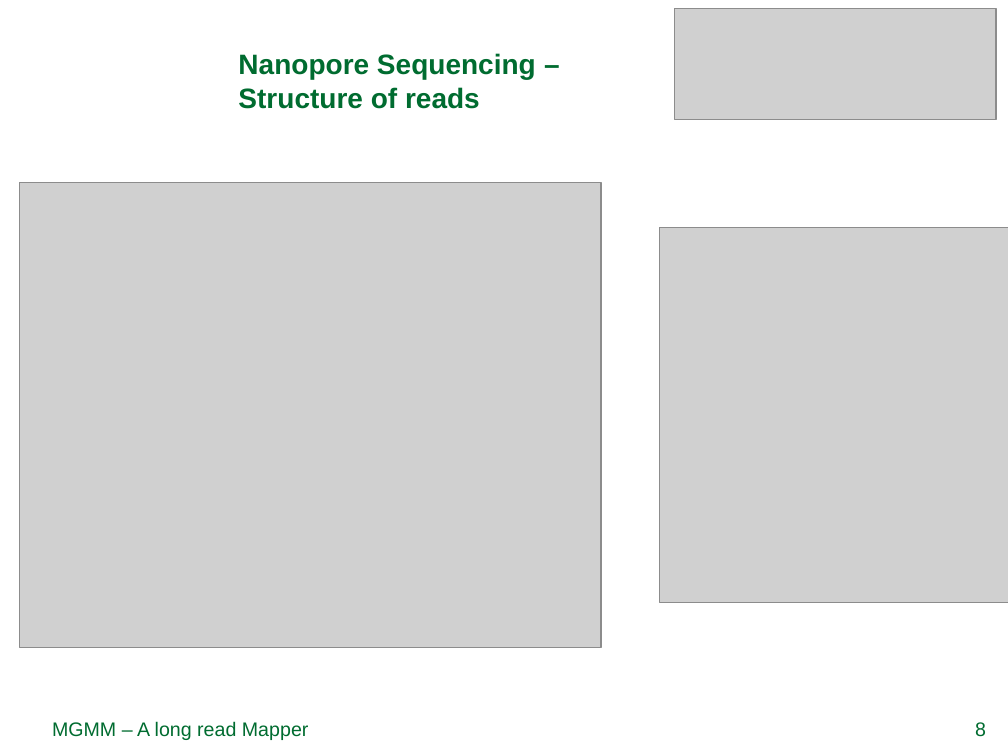
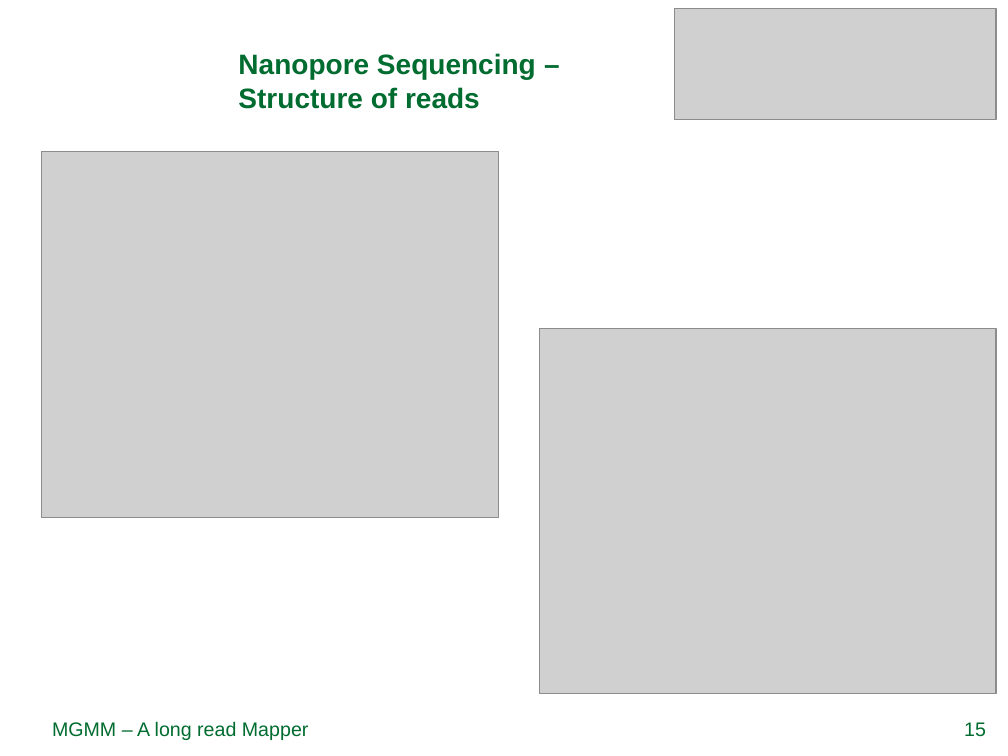
Before and after one commit to rfechtner/minions, a slide deck: slide 15 of Präsentation.pptx (slide 8 before the commit). Drawn at 1008x756 pixels with LibreOffice and Linux fonts; fonts in the diff are those of the drawing; grey boxes stand for pictures; background and template pictures are left out. Boxes give left, top, right and bottom in pixels: in the first picture for what was removed or moved away, otherwise in the second. Text is boxed around its words. In the diff, an @@ line names an element or a change of style, - is before the commit and + after.

```diff
--- a/Präsentation.pptx
+++ b/Präsentation.pptx
@@ picture: place and size @@
-picture at (20, 182, 602, 647)
+picture at (41, 152, 499, 518)
@@ picture: place and size @@
-picture at (660, 227, 1008, 602)
+picture at (539, 329, 996, 694)
@@ page number at (964, 722, 986, 737): text changed @@
-8
+15
```
Also in this commit, not shown: 7 other slides changed, 7 slides added, 1 slide removed.
